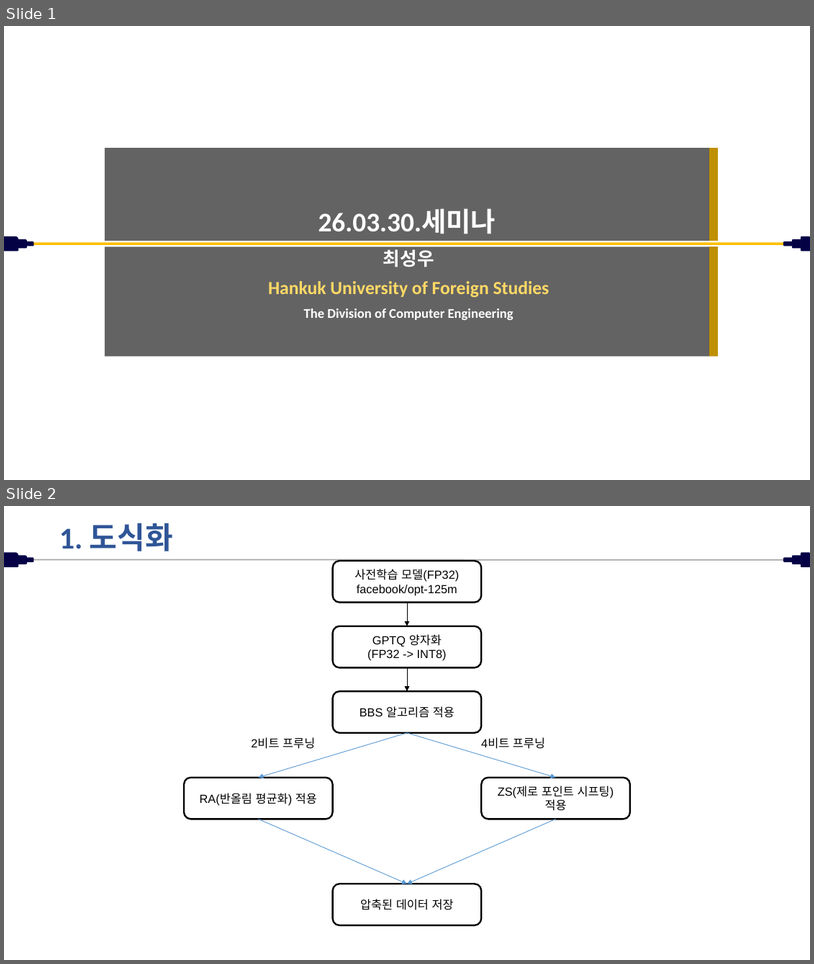
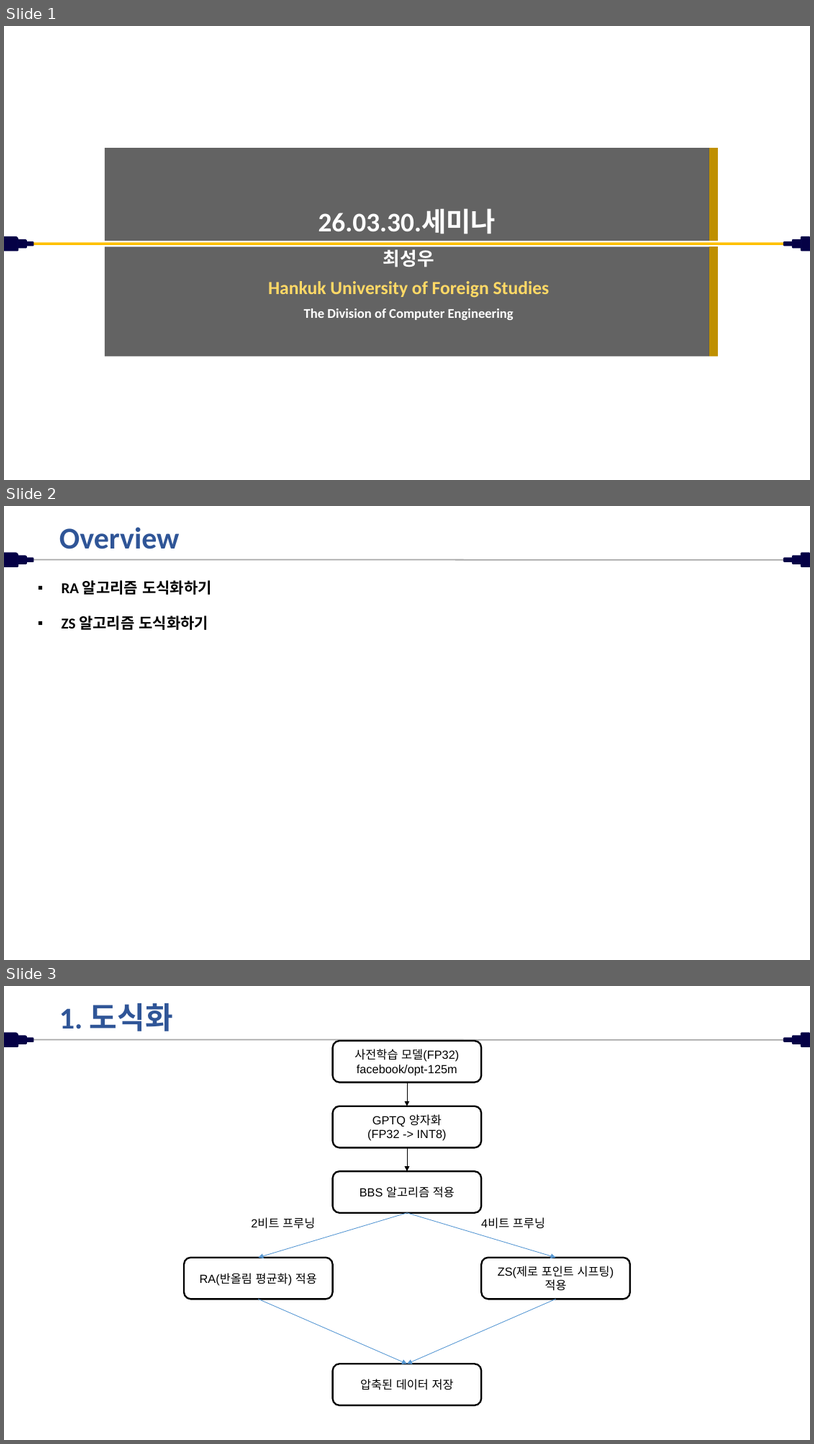
Before and after one commit to chltjddn43/chltjddn43.github.io, a slide deck: assets/files/26.03.30.세미나.pptx. Shown one above the other, each under a label of ours: slides 1 and 2 before the commit, slides 1, 2 and 3 after it. The pictures are 814x964 and 814x1444 pixels, drawn with LibreOffice and Linux fonts; fonts in the diff are those of the drawing; background and template pictures are left out. Boxes give left, top, right and bottom in pixels: in the first picture for what was removed or moved away, otherwise in the second. Text is boxed around its words. In the diff, an @@ line names an element or a change of style, - is before the commit and + after.

```diff
--- a/assets/files/26.03.30.세미나.pptx
+++ b/assets/files/26.03.30.세미나.pptx
@@ slide 2 added at (4,506,810,960), background #FFFFFF; not listed: 7 template elements that a slide beside it also shows @@
@@ title added at (59,527,180,549), 36 pt, text #2F5597, bold @@
+Overview
@@ text added at (62,580,212,630), 18 pt, text #000000, bold @@
+▪ RA 알고리즘 도식화하기
+▪ ZS 알고리즘 도식화하기
@@ what was slide 2 is now slide 3 @@
```
Also in this commit, not shown: 6 other files.
